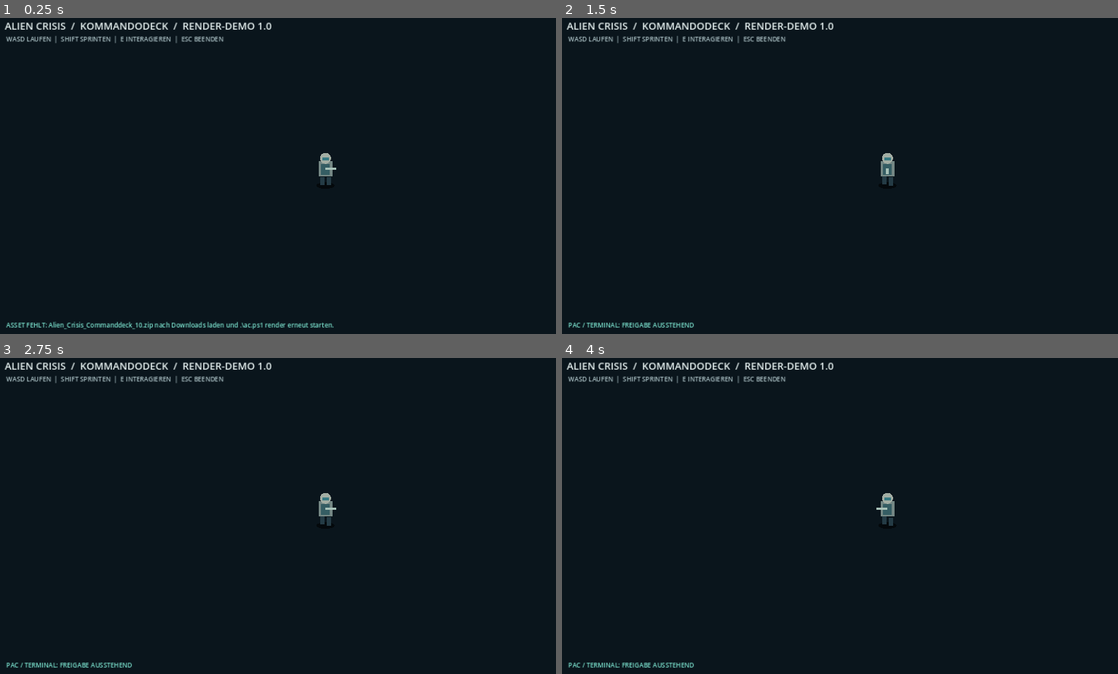
Above: before the commit, frames 1-4 (two rows, left to right).
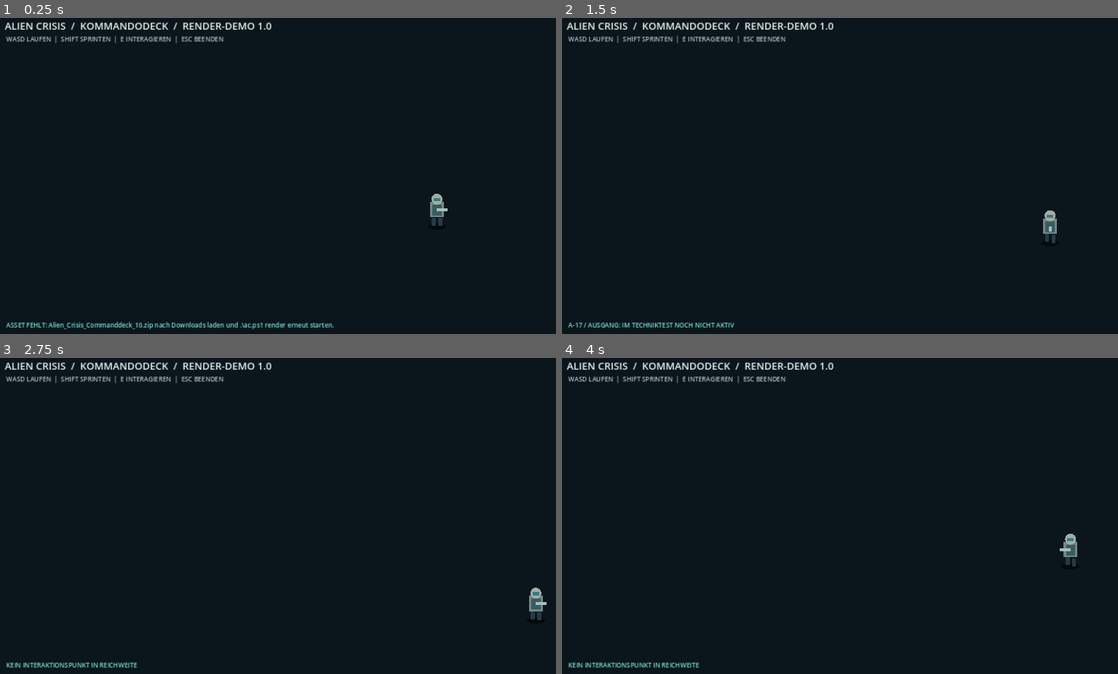
Above: after the commit, the same moments.

Repository: mihnenfeld/Project-Alien-Crisis
Game: Godot game, scene res://scenes/demo_rendered.tscn
Same seed, same stepped clock (60 frames per second), same inputs: the game is played once before the commit and once after it. This scene is started directly instead of the project's main scene.
Inputs (mouse positions are in pixels of both pictures, inside the frame that each line leads up to):
- Up to frame 1 (0.25 s): no input
- Up to frame 2 (1.5 s): tap Enter at 0.5 s; move the mouse to (973, 157) at 0.52 s; hold D (move_right) 0.53-1.28 s; tap E (interact) at 0.6 s; move the mouse to (728, 191) at 1.27 s; hold S (move_down) from 1.28 s (still down); tap Shift at 1.35 s
- Up to frame 3 (2.75 s): move the mouse to (344, 443) at 2.02 s; release S (move_down) at 2.03 s; hold D (move_right) from 2.03 s (still down); tap E (interact) at 2.1 s
- Up to frame 4 (4 s): move the mouse to (817, 579) at 2.77 s; release D (move_right) at 2.78 s; hold W (move_up) 2.78-3.53 s; tap Shift at 2.85 s; move the mouse to (1023, 563) at 3.52 s; hold A (move_left) from 3.53 s (still down); tap E (interact) at 3.6 s

The runs differ from the first frame. In frame 1, 0.4% of the frame differs, in the area x 57-81%, y 42-66%; in frame 2, 0.7%, in the area x 1-90%, y 42-99%; in frame 3, 0.7%; in frame 4, 0.7%.

Commit message:
Fix render demo spawn trapped inside planning-table collision polygon

Diff:
--- a/scripts/demo_rendered.gd
+++ b/scripts/demo_rendered.gd
@@ -2,7 +2,7 @@
 ## Demo 1.0: authored rendered command deck with 2D screen-space walk and masked foreground.
 ## This is a visual gameplay proof: the collision polygons are hand-matched approximations.
 const WALK_SPEED := 150.0
-const PLAYER_START := Vector2(730, 385)
+const PLAYER_START := Vector2(975, 475)
 var wall_floor: PackedVector2Array = PackedVector2Array([
     Vector2(130,350), Vector2(335,335), Vector2(480,315), Vector2(685,297),
     Vector2(980,292), Vector2(1225,416), Vector2(1225,631),
@@ -30,6 +30,9 @@
     _label(ui, Vector2(25,18), "ALIEN CRISIS  /  KOMMANDODECK  /  RENDER-DEMO 1.0", 22, Color("#e8f3f2"))
     _label(ui, Vector2(28,52), "WASD LAUFEN  |  SHIFT SPRINTEN  |  E INTERAGIEREN  |  ESC BEENDEN", 14, Color("#adc3c7"))
     status = _label(ui, Vector2(28,682), "TEST: GERENDERTE KULISSE, LAUFZONEN UND VORDERGRUNDVERDECKUNG", 14, Color("#7be3cf"))
+    if not _walkable(player):
+        push_error("Startpunkt liegt in einer gesperrten Laufzone: %s" % player)
+        status.text = "FEHLER: STARTPUNKT NICHT BEGEHBAR"
     if bg == null:
         status.text = "ASSET FEHLT: Alien_Crisis_Commanddeck_10.zip nach Downloads laden und .\\ac.ps1 render erneut starten."
 
